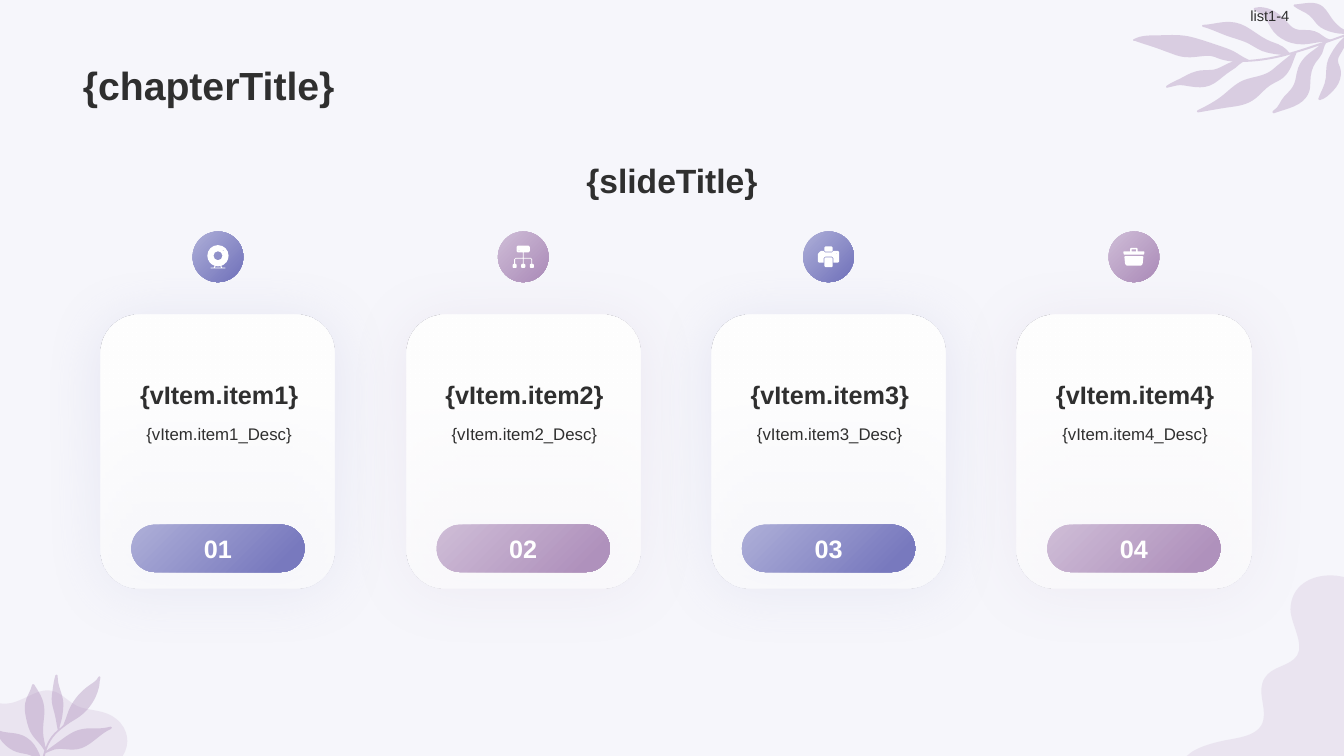
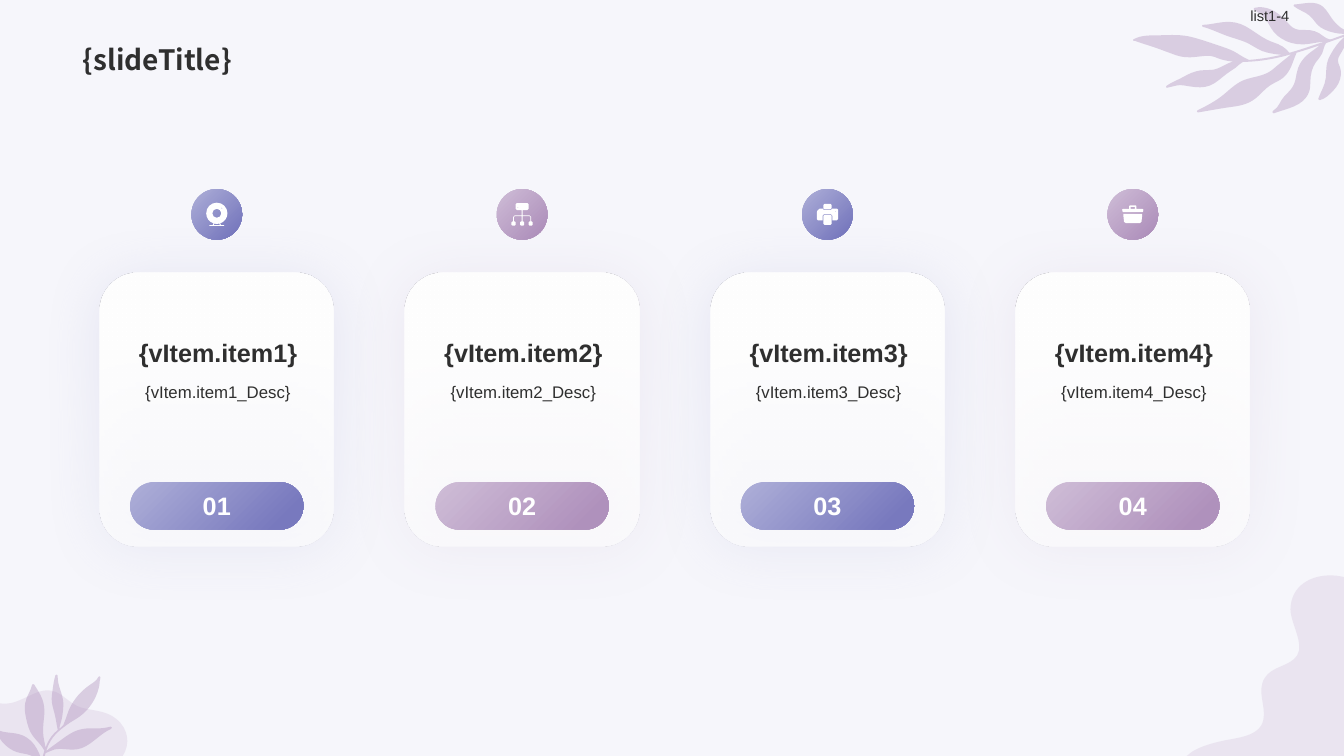
Before and after one commit to wmbamboo/bifang, a slide deck: slide 10 of frontend/public/pptTemplate-simple.pptx. Drawn at 1344x756 pixels with LibreOffice and Linux fonts; fonts in the diff are those of the drawing. Boxes give left, top, right and bottom in pixels: in the first picture for what was removed or moved away, otherwise in the second. Text is boxed around its words. In the diff, an @@ line names an element or a change of style, - is before the commit and + after.

```diff
--- a/frontend/public/pptTemplate-simple.pptx
+++ b/frontend/public/pptTemplate-simple.pptx
@@ title at (83,47,232,75): text changed; size 28 to 20 pt; font Arial to Noto Sans CJK SC @@
-{chapterTitle}
+{slideTitle}
@@ text removed at (586,168,757,200) @@
-{slideTitle}
@@ 8 rounded rectangles, 4 freeform shapes: place and size @@
-8 rounded rectangles, 4 freeform shapes at (131,232,1221,572)
+8 rounded rectangles, 4 freeform shapes at (130,190,1220,529)
@@ 8 texts, 4 rounded rectangles: place and size @@
-8 texts, 4 rounded rectangles at (101,316,1251,590)
+8 texts, 4 rounded rectangles at (100,273,1250,547)
```
Also in this commit, not shown: 25 other slides changed, 19 other files.
